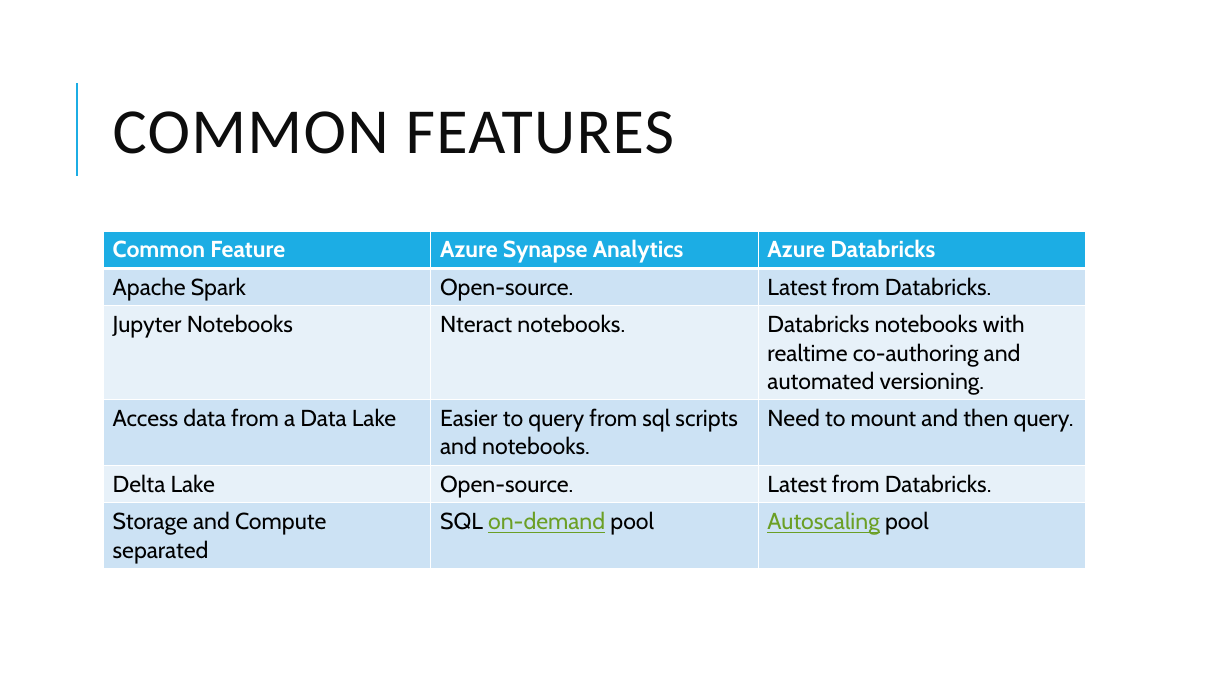
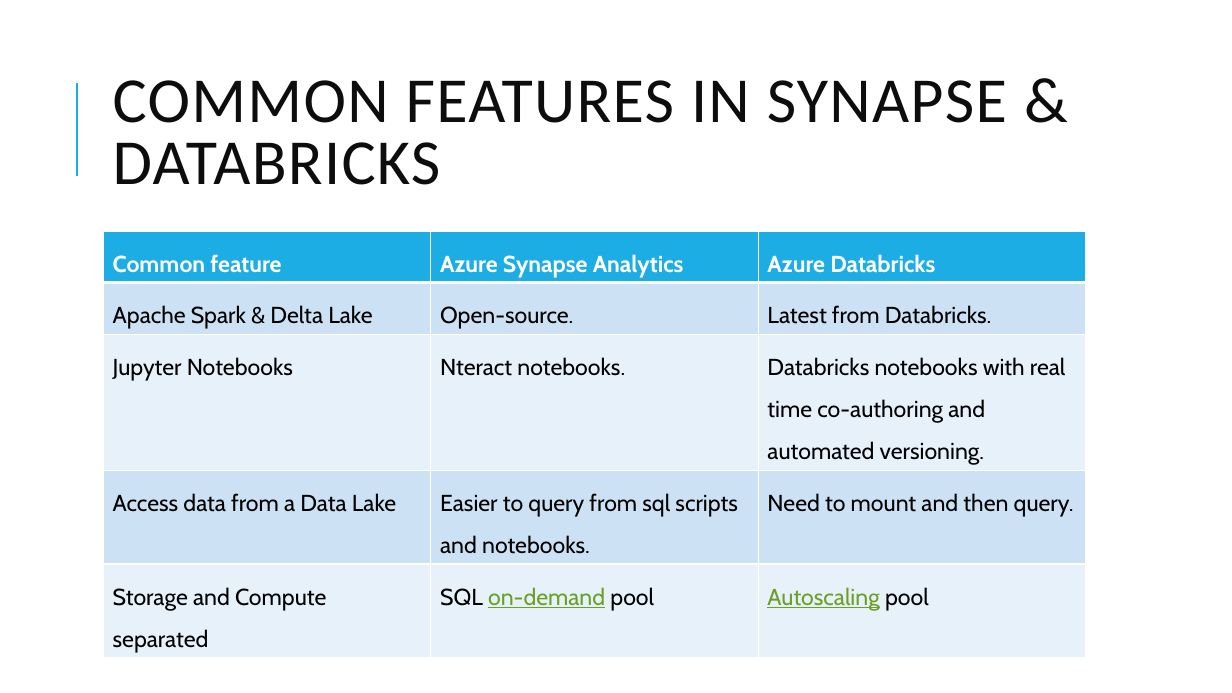
Before and after one commit to dinesarun/common, a slide deck: slide 15 of sessions/GAB 2021/Choosing right Data Service.pptx (slide 16 before the commit). Drawn at 1232x693 pixels with LibreOffice and Linux fonts; fonts in the diff are those of the drawing. Boxes give left, top, right and bottom in pixels: in the first picture for what was removed or moved away, otherwise in the second. Text is boxed around its words. In the diff, an @@ line names an element or a change of style, - is before the commit and + after.

```diff
--- a/sessions/GAB 2021/Choosing right Data Service.pptx
+++ b/sessions/GAB 2021/Choosing right Data Service.pptx
@@ title at <box>113,80,1007,185</box>: text changed @@
-COMMON FEATURES
+COMMON FEATURES IN SYNAPSE & DATABRICKS
@@ table at <box>104,231,1085,657</box> @@
-row 1, column 1: Common Feature
+row 1, column 1: Common feature
-row 2, column 1: Apache Spark
+row 2, column 1: Apache Spark & Delta Lake
-row 3, column 3: Databricks notebooks with realtime co-authoring and automated versioning.
+row 3, column 3: Databricks notebooks with real time co-authoring and automated versioning.
-row 5: Delta Lake | Open-source. | Latest from Databricks.
```
Also in this commit, not shown: 15 other slides changed, 3 slides added, 2 slides removed.
